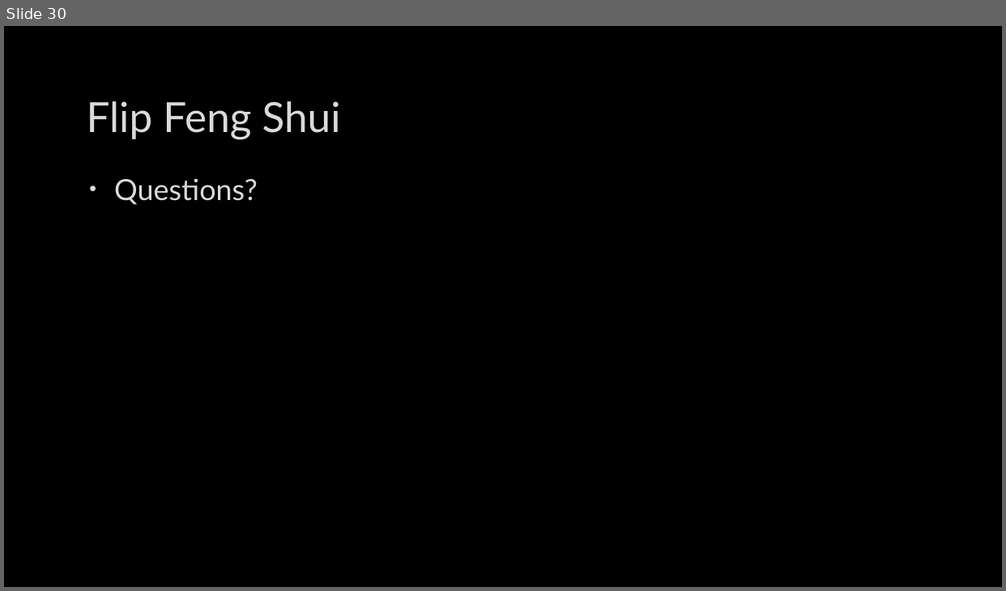
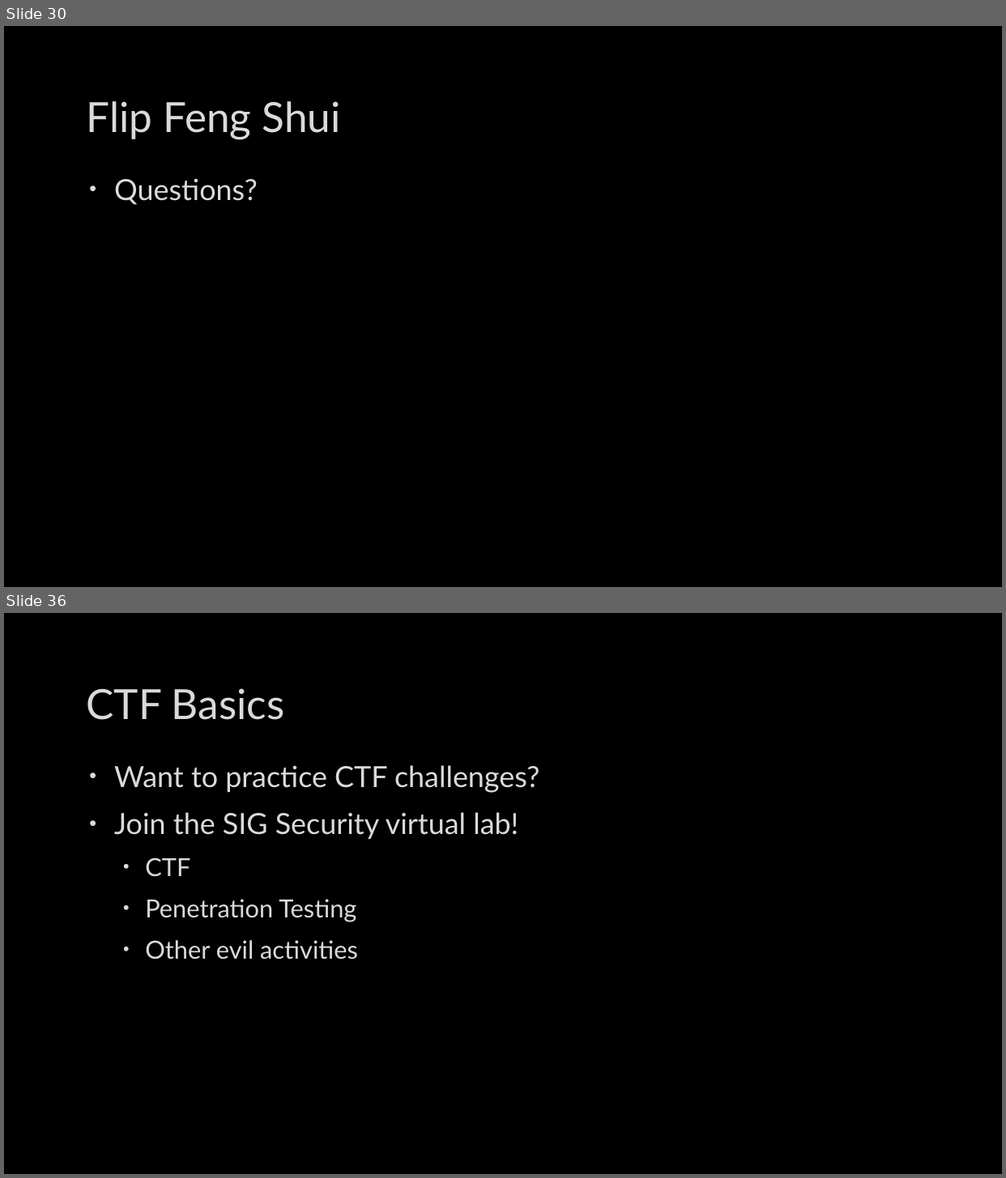
Before and after one commit to mbaccia514/SIG-Security, a slide deck: meetings/2016-10-04/2016-10-04.pptx. Shown one above the other, each under a label of ours: slide 30 before the commit, slides 30 and 36 after it; the slides between them are not shown. The pictures are 1006x591 and 1006x1178 pixels, drawn with LibreOffice and Linux fonts; fonts in the diff are those of the drawing; background and template pictures are left out. Boxes give left, top, right and bottom in pixels: in the first picture for what was removed or moved away, otherwise in the second. Text is boxed around its words. In the diff, an @@ line names an element or a change of style, - is before the commit and + after.

```diff
--- a/meetings/2016-10-04/2016-10-04.pptx
+++ b/meetings/2016-10-04/2016-10-04.pptx
@@ slide 36 added at (x1=4, y1=613, x2=1002, y2=1174), background picture (left out) @@
@@ title added at (x1=87, y1=688, x2=284, y2=720), 40 pt, text #DADADA @@
+CTF Basics
@@ text added at (x1=114, y1=765, x2=539, y2=960), 28 pt, text #DADADA @@
+• Want to practice CTF challenges?
+• Join the SIG Security virtual lab!
+  • CTF
+  • Penetration Testing
+  • Other evil activities
```
Also in this commit, not shown: 1 slide changed, 9 other slides added.
